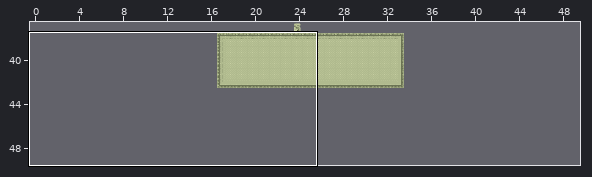
One commit to this Tiled map: SuperLemonadeFactory1989/SuperLemonadeFactory1989/Lemonade/levels/slf2/sydney/sydney_level1.tmx. Above: a wide view before the commit, with the close-up outlined.
Close-up. The starting point:
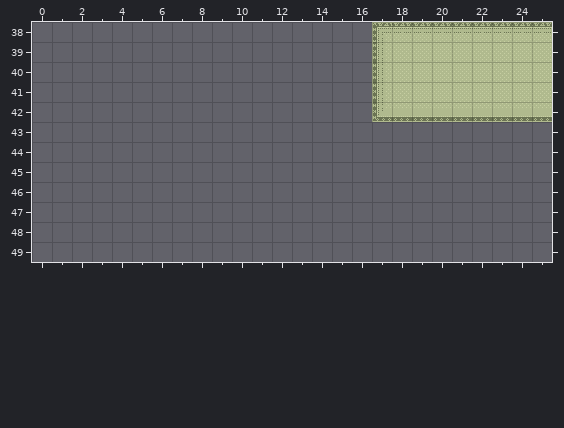
Cells are 20x20 px. Shown: x 0..25, y 38..49. The commit also changed other parts of the map, which this record leaves out.
The result:
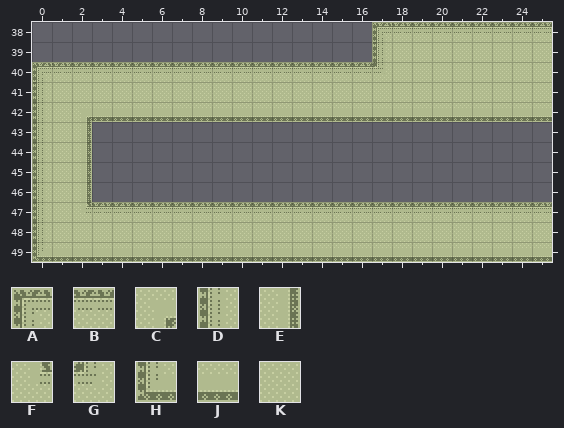
Key: from "tiles_sydney": A 8, B 9, C 15, D 28, E 34, F 35, G 36, H 128, J 129, K 194.
_ is an empty cell.
Change:
Layer "bg":
y 40: x 0..17 _________________D -> ABBBBBBBBBBBBBBBBG
y 41: x 0..17 _________________D -> DKKKKKKKKKKKKKKKKK
y 42: x 0..17 _________________H -> DKCJJJJJJJJJJJJJJJ
y 43..46: x 0..2 ___ -> DKE
y 47: x 0..25 __________________________ -> DKFBBBBBBBBBBBBBBBBBBBBBBB
y 48: x 0..25 __________________________ -> DKKKKKKKKKKKKKKKKKKKKKKKKK
y 49: x 0..25 __________________________ -> HJJJJJJJJJJJJJJJJJJJJJJJJJ
